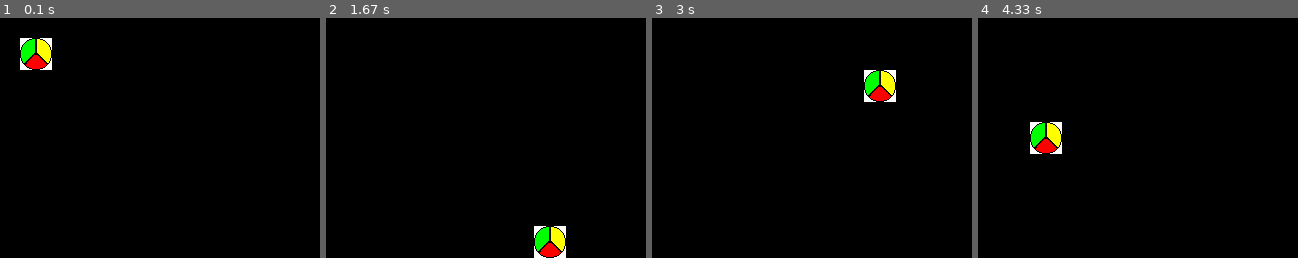
Above: before the commit, frames 1-4 (left to right).
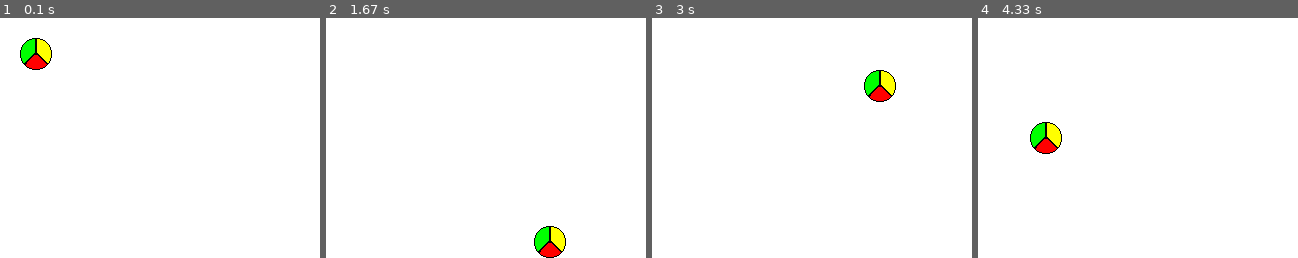
Above: after the commit, the same moments.

Repository: CanadaBestSeller/PyGameSimonSays
Game: pygame game, started from test.py
The game is run twice, just before and just after one commit, with the same random seed, the same clock (stepped at 60 frames per second) and the same inputs.
Inputs:
- Up to frame 1 (0.1 s): no input
- Up to frame 2 (1.67 s): tap Enter at 0.33 s
- Up to frame 3 (3 s): no input
- Up to frame 4 (4.33 s): no input

The runs differ from the first frame. In frame 1, 99% of the frame differs, in the area x 0-100%, y 0-100%; in frame 2, 99%; in frame 3, 99%; in frame 4, 99%.

Commit message:
added main and coordinates.

Diff:
--- /dev/null
+++ b/main.py
@@ -0,0 +1,59 @@
+import sys, pygame
+pygame.init()
+
+# CONSTANTS
+WIDTH = 480
+HEIGHT = 640
+WHITE = 255, 255, 255
+GUN_COORDS = 0, 320
+KNIFE_COORDS = 100, 320
+GRENADE_COORDS = 200, 320
+DYNAMITE_COORDS = 300, 320
+
+#CUSTOMIZATIONS
+SIZE = WIDTH, HEIGHT
+BACKGROUND_COLOR = WHITE
+
+gun = pygame.image.load("gun.bmp")
+knife = pygame.image.load("knife.bmp")
+grenade = pygame.image.load("grenade.bmp")
+dynamite = pygame.image.load("dynamite.bmp")
+
+rect = gun.get_rect()
+
+button_tuples = [(gun, (GUN_COORDS)),
+                 (knife, (KNIFE_COORDS)),
+                 (grenade, (GRENADE_COORDS)),
+                 (dynamite, (DYNAMITE_COORDS))]
+
+# INITIALIZATION
+screen = pygame.display.set_mode(SIZE)
+screen.fill(BACKGROUND_COLOR)
+for b in button_tuples:
+    screen.blit(b[0], b[1])
+pygame.display.flip()
+
+while 1:
+#     # Player 1's Turn
+     for event in pygame.event.get():
+         if event.type == pygame.QUIT: sys.exit()
+#
+#     ballrect = ballrect.move(speed)
+#     if ballrect.left < 0 or ballrect.right > width:
+#         speed[0] = -speed[0]
+#     if ballrect.top < 0 or ballrect.bottom > height:
+#         speed[1] = -speed[1]
+#
+#     screen.fill(white)
+#     screen.blit(ball, ballrect)
+#     pygame.display.flip()
+#
+#     # Player 1's Turn
+#     for event in pygame.event.get():
+#         if event.type == pygame.QUIT: sys.exit()
+#
+#     ballrect = ballrect.move(speed)
+#     if ballrect.left < 0 or ballrect.right > width:
+#         speed[0] = -speed[0]
+#     if ballrect.top < 0 or ballrect.bottom > height:
+#         speed[1] = -speed[1]
--- a/test.py
+++ b/test.py
@@ -3,7 +3,7 @@
 
 size = width, height = 320, 240
 speed = [2, 2]
-black = 0, 0, 0
+white = 255, 255, 255
 
 screen = pygame.display.set_mode(size)
 
@@ -11,6 +11,7 @@
 ballrect = ball.get_rect()
 
 while 1:
+    # Player 1's Turn
     for event in pygame.event.get():
         if event.type == pygame.QUIT: sys.exit()
 
@@ -20,6 +21,20 @@
     if ballrect.top < 0 or ballrect.bottom > height:
         speed[1] = -speed[1]
 
-    screen.fill(black)
+    screen.fill(white)
     screen.blit(ball, ballrect)
     pygame.display.flip()
+
+    # Player 1's Turn
+    for event in pygame.event.get():
+        if event.type == pygame.QUIT: sys.exit()
+
+    ballrect = ballrect.move(speed)
+    if ballrect.left < 0 or ballrect.right > width:
+        speed[0] = -speed[0]
+    if ballrect.top < 0 or ballrect.bottom > height:
+        speed[1] = -speed[1]
+
+    screen.fill(white)
+    screen.blit(ball, ballrect)
+    pygame.display.flip()
Binary file added: dynamite.bmp
Binary file added: grenade.bmp
Binary file added: gun.bmp
Binary file added: knife.bmp
Not shown, changed: .DS_Store
Not shown, added: .main.py.swp
Not shown, changed: .test.py.swp
